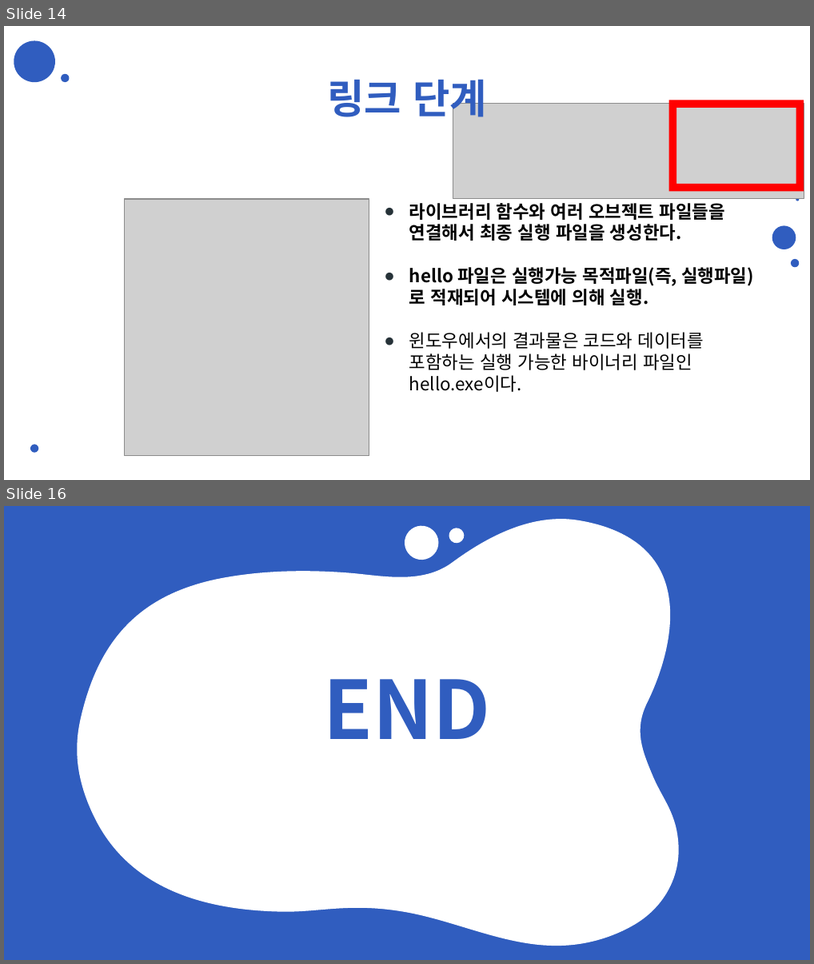
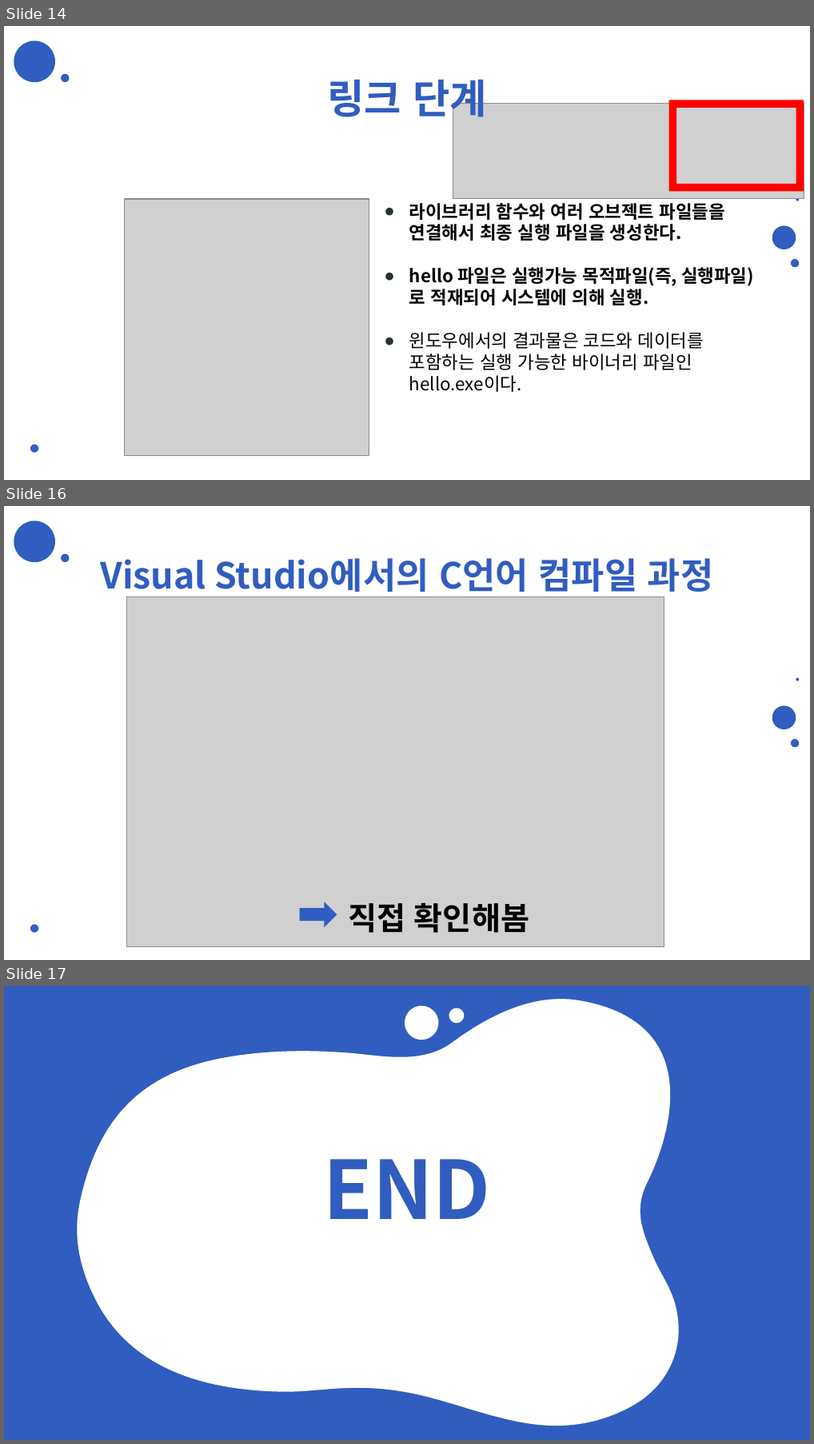
Before and after one commit to 2daeeun/linux_tutoring, a slide deck: 2주차_07월_11일/2주차_01_C언어_컴파일_과정.pptx. Shown one above the other, each under a label of ours: slides 14 and 16 before the commit, slides 14, 16 and 17 after it; the slides between them are not shown. The pictures are 814x964 and 814x1444 pixels, drawn with LibreOffice and Linux fonts; fonts in the diff are those of the drawing; grey boxes stand for pictures. Boxes give left, top, right and bottom in pixels: in the first picture for what was removed or moved away, otherwise in the second. Text is boxed around its words. In the diff, an @@ line names an element or a change of style, - is before the commit and + after.

```diff
--- a/2주차_07월_11일/2주차_01_C언어_컴파일_과정.pptx
+++ b/2주차_07월_11일/2주차_01_C언어_컴파일_과정.pptx
@@ slide 16 added at (x1=4, y1=506, x2=810, y2=960), background #FFFFFF; not listed: 6 template elements that a slide beside it also shows @@
@@ title added at (x1=100, y1=558, x2=714, y2=598), 32 pt, text #305DBF, bold @@
+Visual Studio에서의 C언어 컴파일 과정
@@ picture added at (x1=126, y1=596, x2=665, y2=945) @@
@@ right arrow added at (x1=300, y1=901, x2=337, y2=927), fill #305DBF @@
@@ text added at (x1=348, y1=903, x2=530, y2=932), 28 pt, text #000000, bold @@
+  직접 확인해봄
@@ what was slide 16 is now slide 17 @@
```
Also in this commit, not shown: 1 slide changed, 1 other file.
